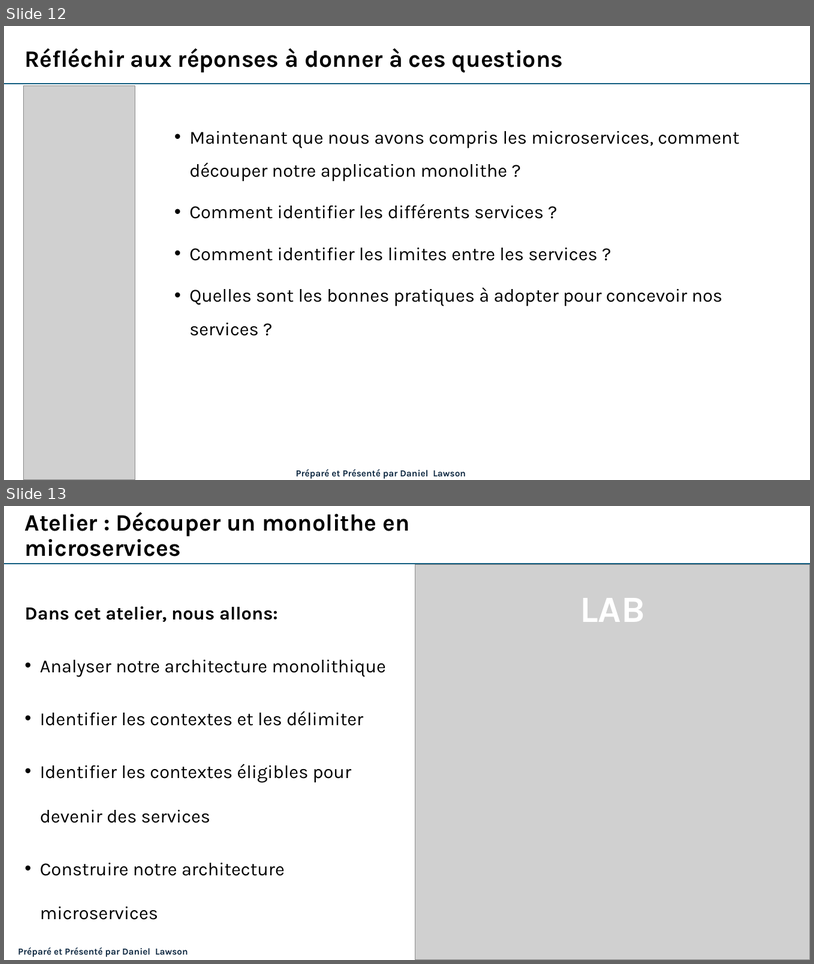
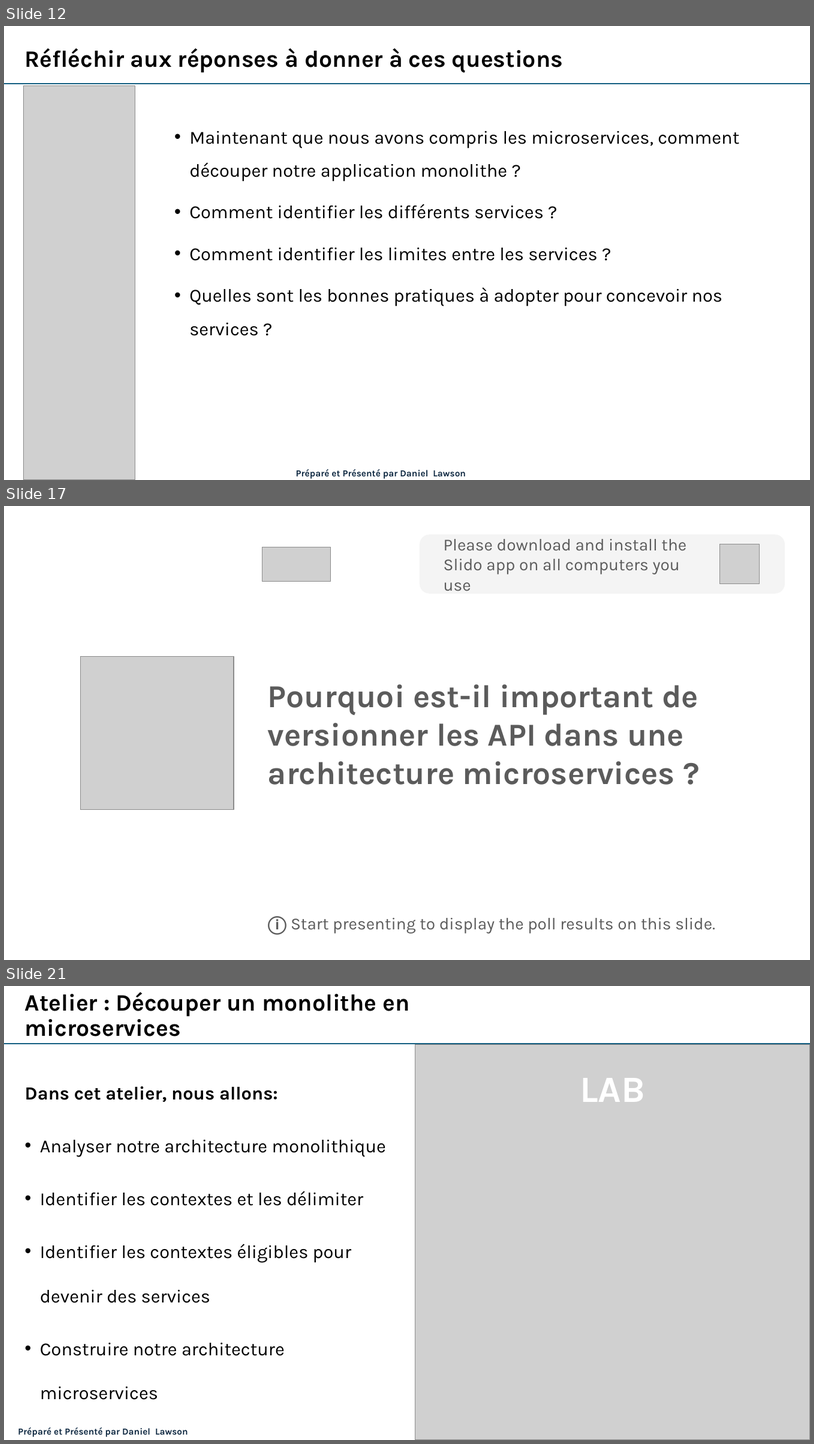
Before and after one commit to danylaws/microservices-course-efrei, a slide deck: Mod-2_Conception-des-microservices/Mod-2_Conception-des-microservices.pptx. Shown one above the other, each under a label of ours: slides 12 and 13 before the commit, slides 12, 17 and 21 after it; the slides between them are not shown. The pictures are 814x964 and 814x1444 pixels, drawn with LibreOffice and Linux fonts; fonts in the diff are those of the drawing; grey boxes stand for pictures. Boxes give left, top, right and bottom in pixels: in the first picture for what was removed or moved away, otherwise in the second. Text is boxed around its words. In the diff, an @@ line names an element or a change of style, - is before the commit and + after.

```diff
--- a/Mod-2_Conception-des-microservices/Mod-2_Conception-des-microservices.pptx
+++ b/Mod-2_Conception-des-microservices/Mod-2_Conception-des-microservices.pptx
@@ slide 17 added at [4,506,810,960], background #FFFFFF @@
@@ rounded rectangle added at [420,534,786,593], fill #F4F4F4, 20 pt, text #5B5B5B @@
+Please download and install the Slido app on all computers you use
@@ picture added at [263,547,330,582] @@
@@ picture added at [720,544,759,583] @@
@@ picture added at [81,656,234,809] @@
@@ rectangle added at [263,676,746,790], outline #FFFFFF 1.5 pt, 38 pt, text #5B5B5B, bold @@
+Pourquoi est-il important de versionner les API dans une architecture microservices ?
@@ text added at [268,916,716,934], 20 pt, text #5B5B5B @@
+ⓘ Start presenting to display the poll results on this slide.
@@ what was slide 13 is now slide 21 @@
```
Also in this commit, not shown: 7 other slides added, 1 slide removed, 1 other file.
